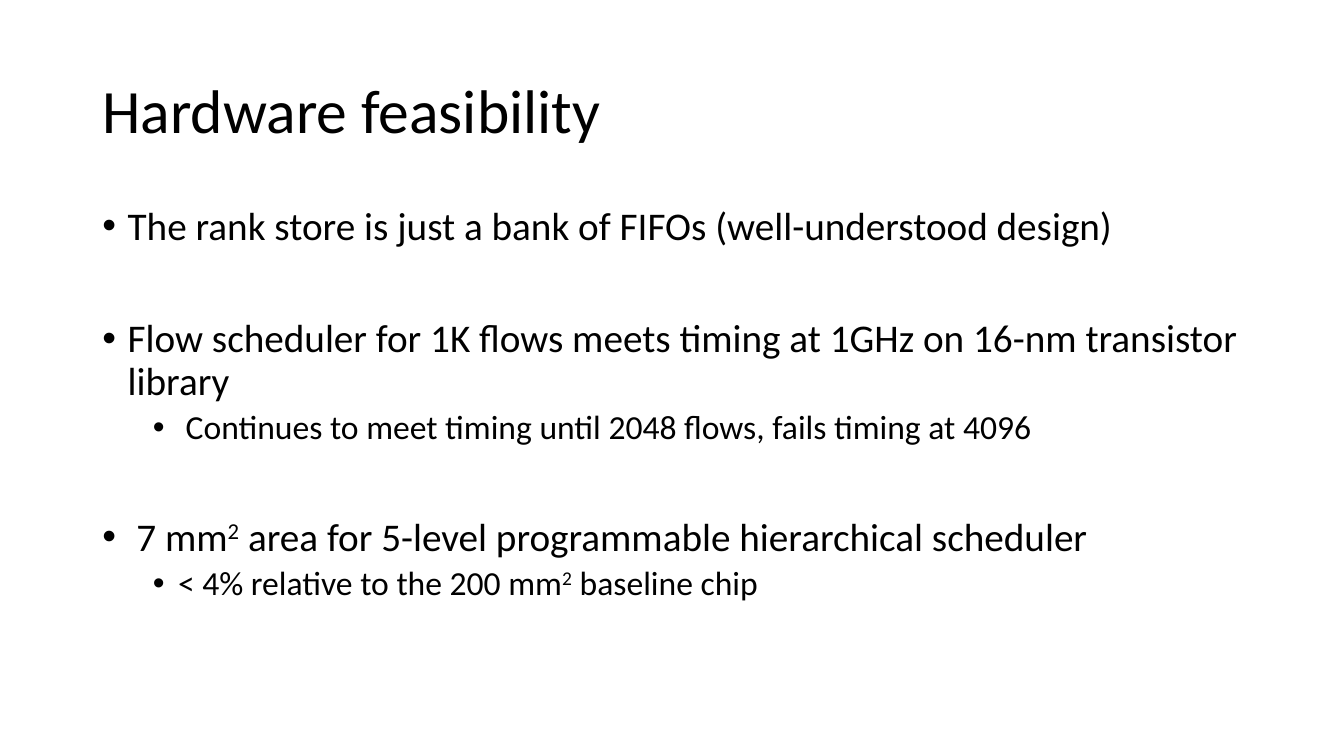
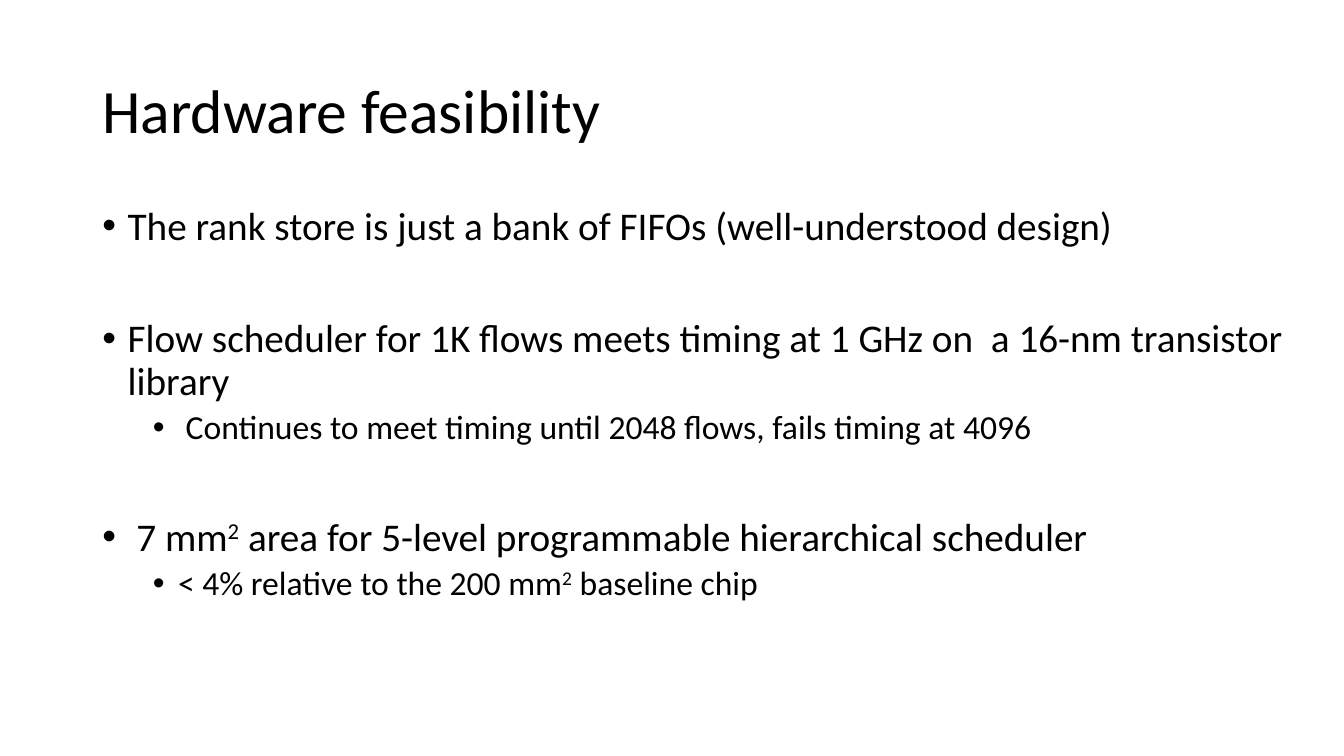
Before and after one commit to anirudhSK/pifo-domino-marple-ppts, a slide deck: slide 45 of combined_domino_pifo.pptx. Drawn at 1344x756 pixels with LibreOffice and Linux fonts; fonts in the diff are those of the drawing. Boxes give left, top, right and bottom in pixels: in the first picture for what was removed or moved away, otherwise in the second. Text is boxed around its words. In the diff, an @@ line names an element or a change of style, - is before the commit and + after.

Commit message:
Rehearsed to 46:26, can probably cut down to 45.

```diff
--- a/combined_domino_pifo.pptx
+++ b/combined_domino_pifo.pptx
@@ text at bbox=[128, 324, 1282, 402]: text changed @@
-• Flow scheduler for 1K flows meets timing at 1GHz on 16-nm transistor library
+• Flow scheduler for 1K flows meets timing at 1 GHz on a 16-nm transistor library
```
